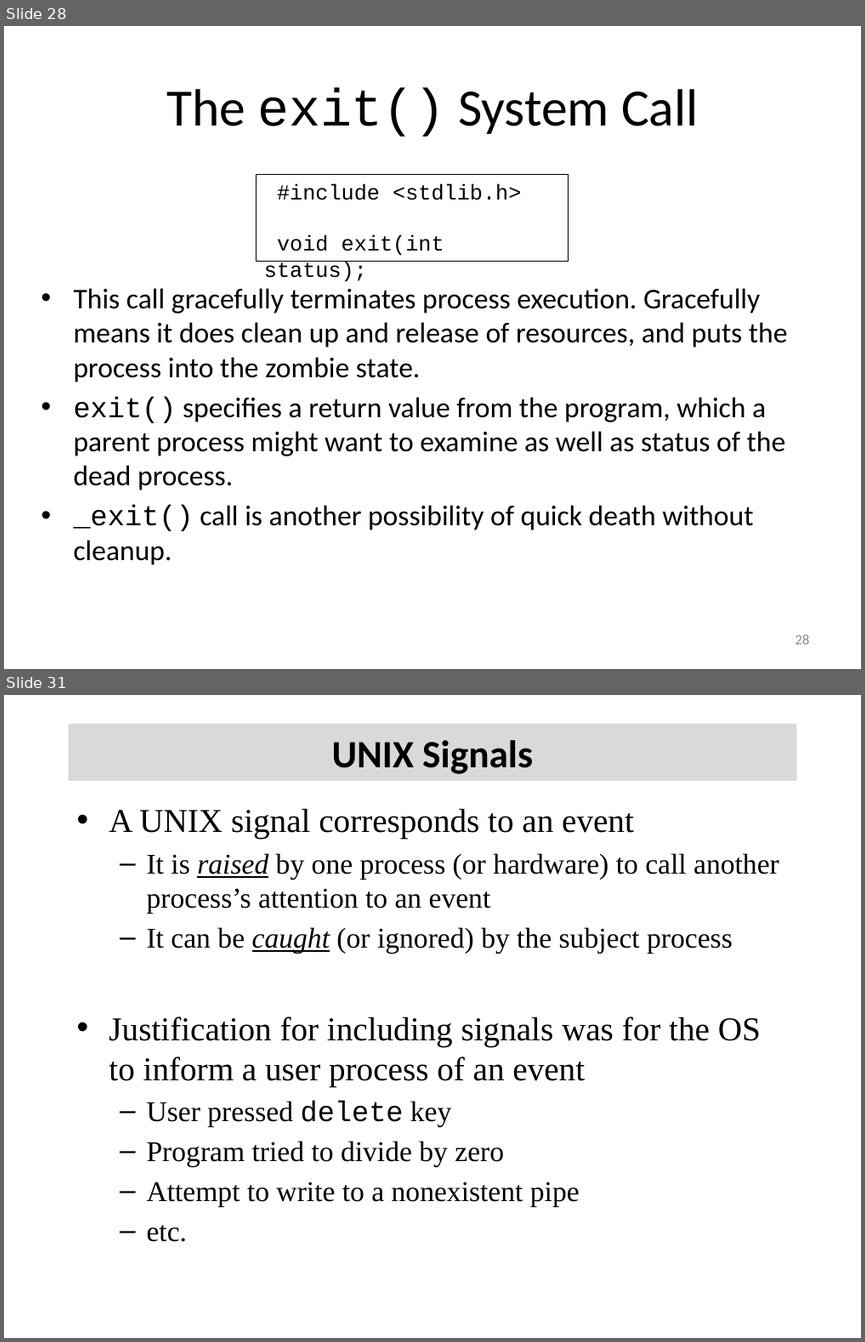
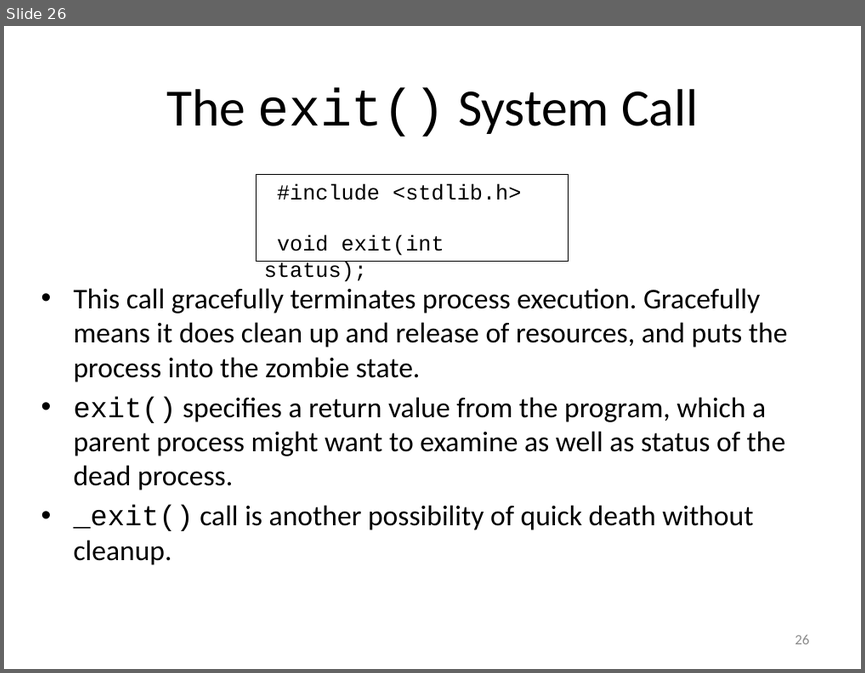
Before and after one commit to mezla/Sections, a slide deck: Will_Section2_Resources/Section 2 Powerpoint.pptx. Shown one above the other, each under a label of ours: slides 28 and 31 before the commit, slide 26 after it; the slides between them are not shown. The pictures are 865x1342 and 865x673 pixels, drawn with LibreOffice and Linux fonts; fonts in the diff are those of the drawing. Boxes give left, top, right and bottom in pixels: in the first picture for what was removed or moved away, otherwise in the second. Text is boxed around its words. In the diff, an @@ line names an element or a change of style, - is before the commit and + after.

```diff
--- a/Will_Section2_Resources/Section 2 Powerpoint.pptx
+++ b/Will_Section2_Resources/Section 2 Powerpoint.pptx
@@ slide 31 removed at box(4, 695, 861, 1338), background #FFFFFF @@
@@ title removed at box(69, 723, 796, 781) @@
-UNIX Signals
@@ text removed at box(109, 808, 779, 1242) @@
-• A UNIX signal corresponds to an event
-  – It is raised by one process (or hardware) to call another process’s attention to an event
-  – It can be caught (or ignored) by the subject process
-• Justification for including signals was for the OS to inform a user process of an event
-  – User pressed delete key
-  – Program tried to divide by zero
-  – Attempt to write to a nonexistent pipe
-  – etc.
@@ what was slide 28 is now slide 26 @@
@@ page number at box(794, 635, 809, 644): text changed @@
-28
+26
```
Also in this commit, not shown: 11 other slides removed, 15 other files.
